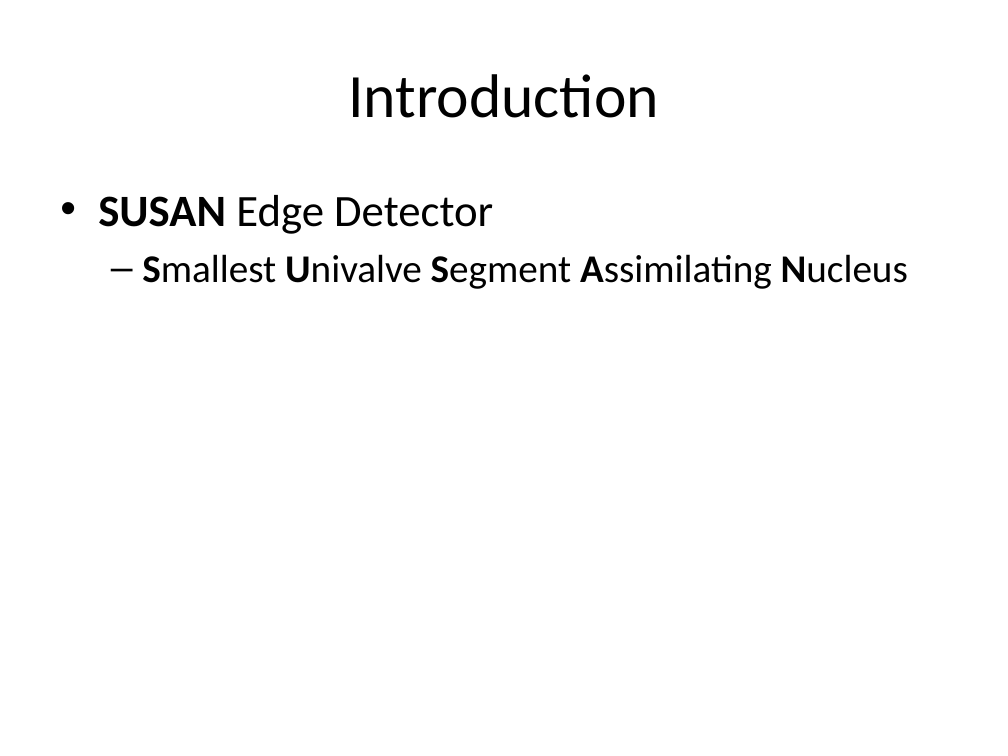
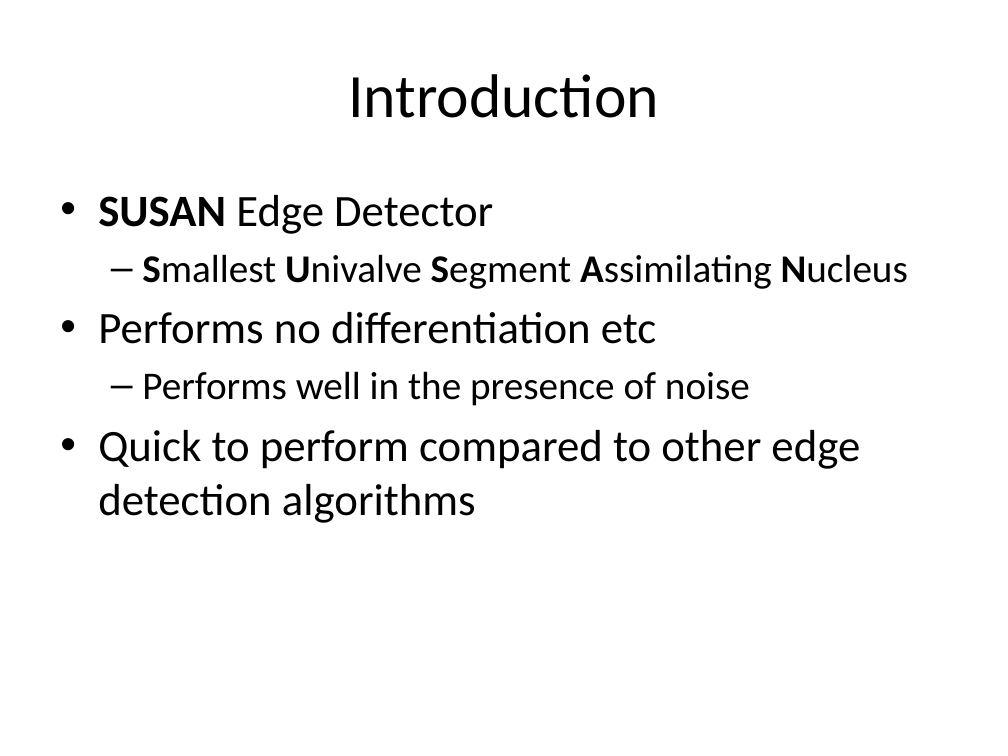
Before and after one commit to michaelwh/susanedge, a slide deck: slide 2 of susanedge-presentation.pptx. Drawn at 1008x756 pixels with LibreOffice and Linux fonts; fonts in the diff are those of the drawing. Boxes give left, top, right and bottom in pixels: in the first picture for what was removed or moved away, otherwise in the second. Text is boxed around its words. In the diff, an @@ line names an element or a change of style, - is before the commit and + after.

```diff
--- a/susanedge-presentation.pptx
+++ b/susanedge-presentation.pptx
@@ text at (98, 312, 860, 523): paragraphs added @@
+• Performs no differentiation etc
+  – Performs well in the presence of noise
+• Quick to perform compared to other edge detection algorithms
```
Also in this commit, not shown: 7 other slides changed, 14 slides added, 2 slides removed.
